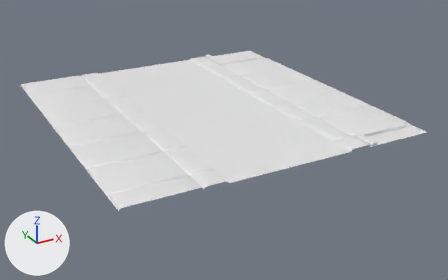
One commit to the FBX model Assets/_Game/Graphics/meshes/floors/floor_end.FBX: the scene before it, then after it.
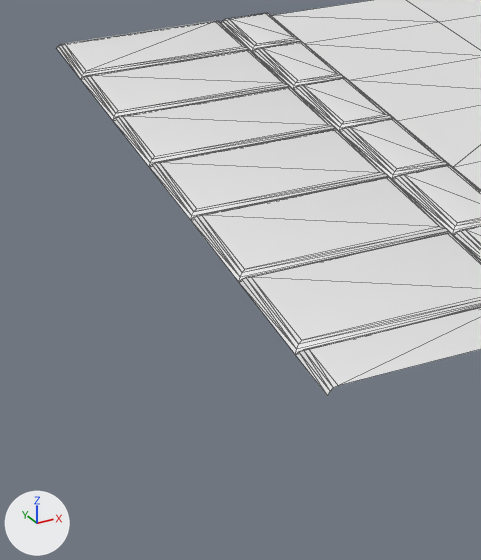
Each version is shown whole from a 50 mm camera at (-35.5, -57.0, 19.0) aimed at (-11.7, -13.6, -2.7), then close up on the part from 0% to 39% of the width and 24% to 97% of the height. Lighting does not change. The marker at lower left points along +X, +Y and +Z. The close-ups show mesh edges as thin lines. Where no turn or scale is listed for an object, it has been applied to the vertices.

The first close-up shows 'floor_end_low'.
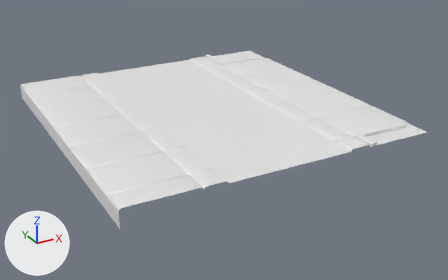
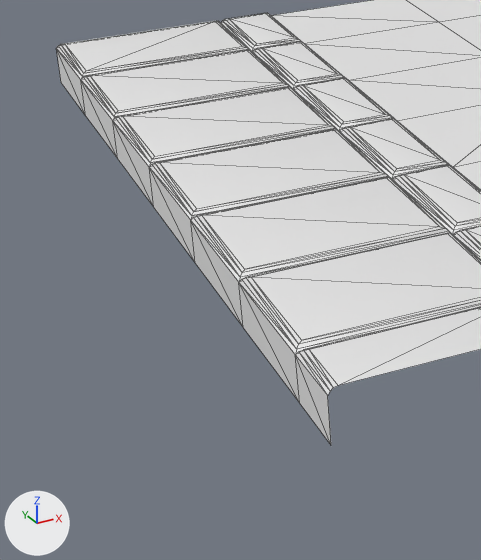
The edits, one by one:
me_mesh is used by ob_floor_end_low; location (0.0, 0.0, 0.0).
me_mesh had 488 vertices, 898 faces and spanned x -25.4..0.0, y -25.4..1.6, z 0.0..0.3.
me_mesh now has 496 vertices, 912 faces and spans x -25.4..0.0, y -25.4..1.6, z -1.3..0.3.
Part 1, on me_mesh:
14 faces are deleted.
8 new vertices lie (0.0, 0.0, -1.3) away from vertices in x -25.4, y -25.4..1.6, z 0.0.
28 new faces join them.

Boxes (x1, y1, x2, y2) around the edits, measured in the close-ups (481 x 560 px):
'floor_end_low', reshaped: before (57, 0, 481, 396); after (56, 0, 481, 445)
part 1 of me_mesh, built on: before (57, 46, 481, 355); after (56, 46, 481, 445)
